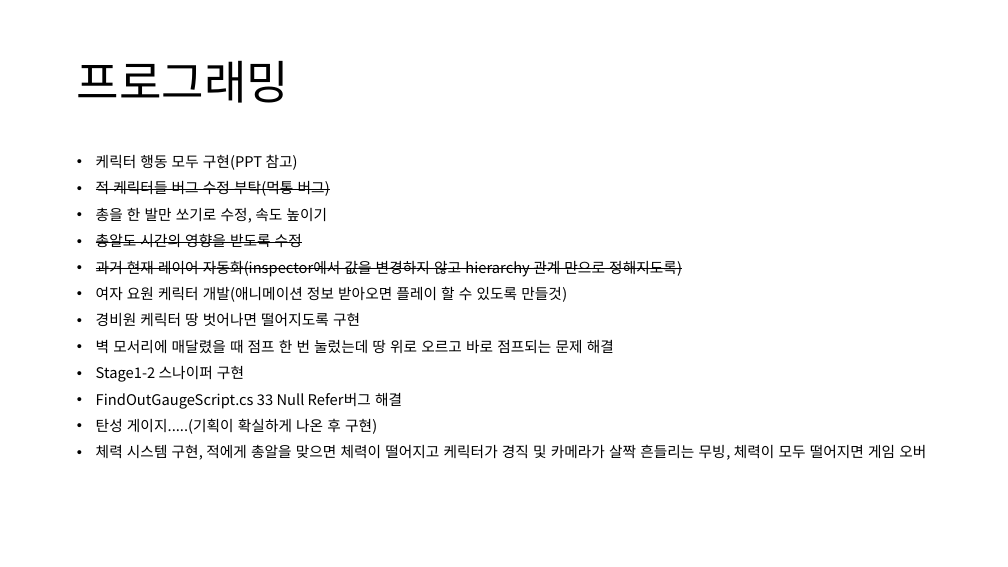
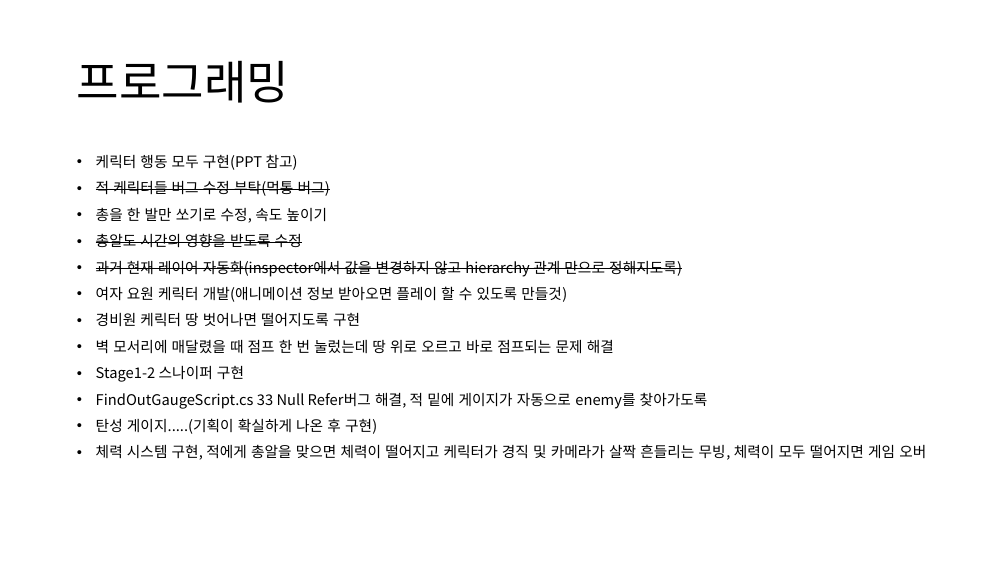
Before and after one commit to JSungMin/MomentFlow05, a slide deck: slide 3 of Documents/회의록 및 일정/해야할 일들.pptx. Drawn at 1008x567 pixels with LibreOffice and Linux fonts; fonts in the diff are those of the drawing. Boxes give left, top, right and bottom in pixels: in the first picture for what was removed or moved away, otherwise in the second. Text is boxed around its words. In the diff, an @@ line names an element or a change of style, - is before the commit and + after.

Commit message:
ppt merge

```diff
--- a/Documents/회의록 및 일정/해야할 일들.pptx
+++ b/Documents/회의록 및 일정/해야할 일들.pptx
@@ text at [96,392,708,409]: text changed @@
-• FindOutGaugeScript.cs 33 Null Refer버그 해결
+• FindOutGaugeScript.cs 33 Null Refer버그 해결, 적 밑에 게이지가 자동으로 enemy를 찾아가도록
```
